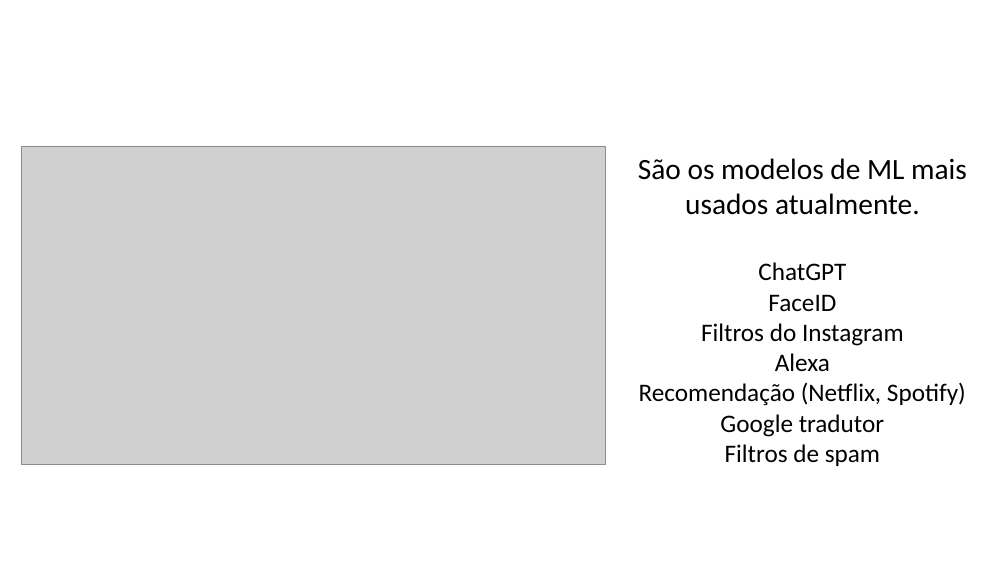
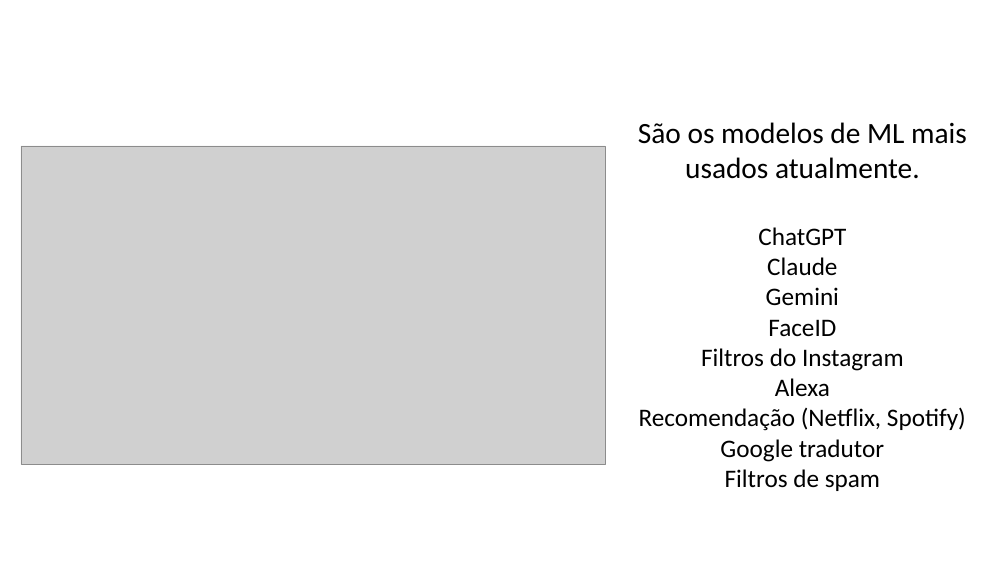
Before and after one commit to zz4fap/c24_inteligencia_artificial, a slide deck: slide 2 of slides/C24_MLP.pptx. Drawn at 1008x567 pixels with LibreOffice and Linux fonts; fonts in the diff are those of the drawing; grey boxes stand for pictures. Boxes give left, top, right and bottom in pixels: in the first picture for what was removed or moved away, otherwise in the second. Text is boxed around its words. In the diff, an @@ line names an element or a change of style, - is before the commit and + after.

```diff
--- a/slides/C24_MLP.pptx
+++ b/slides/C24_MLP.pptx
@@ text "São os modelos de ML ...": place and size @@
-text "São os modelos de ML ..." at bbox=[638, 158, 967, 466]
+text "São os modelos de ML ..." at bbox=[638, 122, 967, 491]
@@ text at bbox=[766, 257, 839, 305]: paragraphs added @@
+Claude
+Gemini
```
Also in this commit, not shown: 7 other slides changed.
